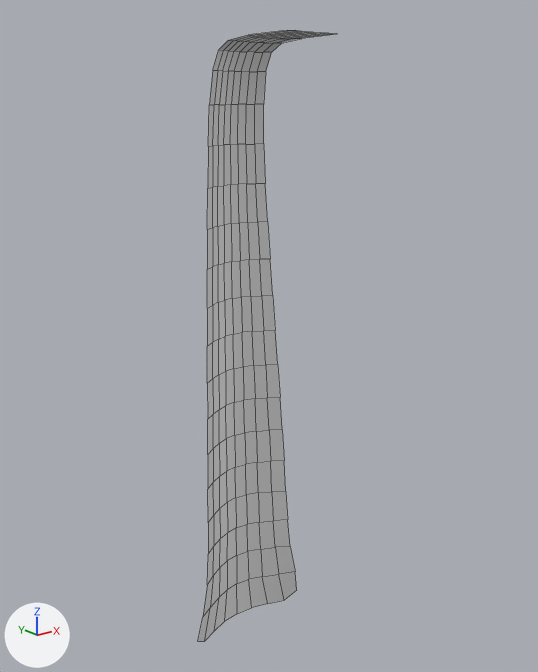
Renders of the FBX model Assets/Art/Models/Enviroment/AssetTests/Foliage/Waterfall.fbx from each side of a commit.
Camera for both pictures: a camera (50 mm lens) standing at (-15.4, -18.8, -1.9) and looking at (0.2, 0.8, -9.8). The axes (+X, +Y, +Z) are drawn at lower left. The lights are the same throughout. Mesh edges are drawn as thin lines.

Before the edit, the objects in view are built like this:
```python
me_plane_050 = bpy.data.meshes.new('Plane.050')
me_plane_050.from_pydata(...)  # 189 vertices, 160 faces; spans x -2.5..2.5, y -1.7..2.7, z -22.3..0.0
ob_plane_028 = bpy.data.objects.new('Plane.028', me_plane_050)
ob_plane_028.location = (0.0, 0.0, 0.0)
```
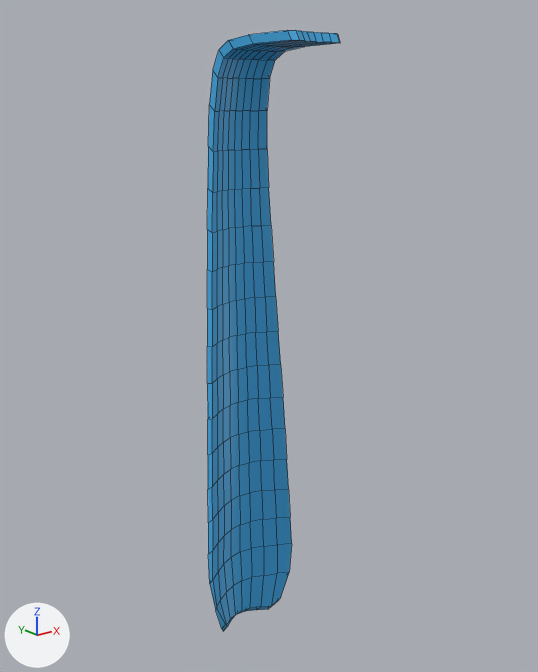
The change, as a list of edits to the scene's bpy script:
```text
Add mat_waterfall:
    mat_waterfall = principled_material('Waterfall')
    mat_waterfall.base_color = (0.0485, 0.407, 0.8)  # blue #3eabe7
Change me_plane_050:
    used by ob_plane_028; location = (0.0, 0.0, 0.0)
    remove me_plane_050.from_pydata(...)  # 189 vertices, 160 faces; spans x -2.5..2.5, y -1.7..2.7, z -22.3..0.0
    add me_plane_050.from_pydata(...)  # 378 vertices, 376 faces; spans x -2.0..2.0, y -1.8..2.7, z -22.3..0.0
    me_plane_050 part 1
    19 vertices move from x -2.5..2.5, y 1.7..2.6, z -22.3..-19.5 to x -2.0..2.0, y 1.6..2.5, z -22.3..-19.5
    141 vertices are added at x -2.0..2.0, y -1.8..2.4, z -22.0..-0.3
    5 new vertices lie (0.0, 2.2, 0.0) away from vertices in x -0.5..0.5, y -1.8..-1.7, z -0.3
    27 new vertices lie (0.0, 0.0, 1.3) away from vertices in x -1.2..1.2, y 2.0..2.4, z -18.0..-3.5
    11 new vertices lie (0.0, 0.0, 1.3) away from vertices in x -0.9..0.9, y 2.1..2.4, z -16.7..-4.8
    5 new vertices lie (0.0, -0.1, -1.3) away from vertices in x -1.6..1.6, y 1.8..2.4, z -19.2..-11.4
    216 new faces join them
    me_plane_050 part 2: 160 faces spanning x -2.0..2.0, y -1.7..2.7, z -22.3..0.0 switch from no material to mat_waterfall (blue #3eabe7)
```

What differs and where, as boxes (x1, y1, x2, y2) in the pictures (538 x 672 px):
'Plane.028', reshaped
    before: (198, 30, 337, 641)
    after: (207, 30, 340, 632)
part 1 of me_plane_050, built on
    before: (198, 520, 297, 641)
    after: (207, 30, 340, 632)
part 2 of me_plane_050, recoloured
    before: (207, 30, 337, 576)
